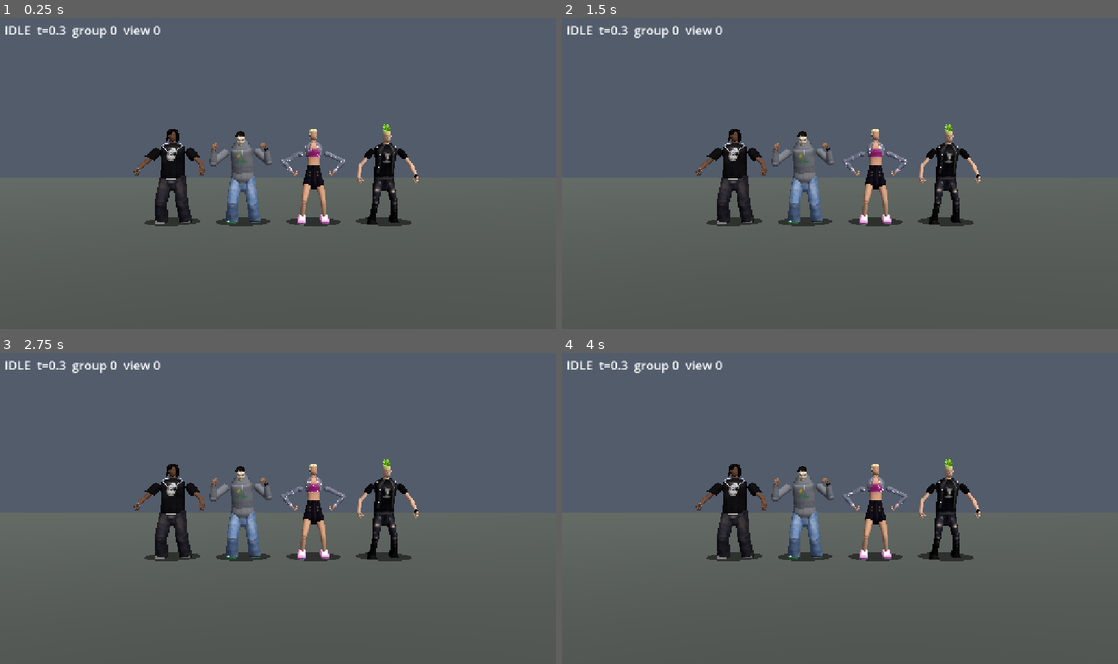
Above: before the commit, frames 1-4 (two rows, left to right).
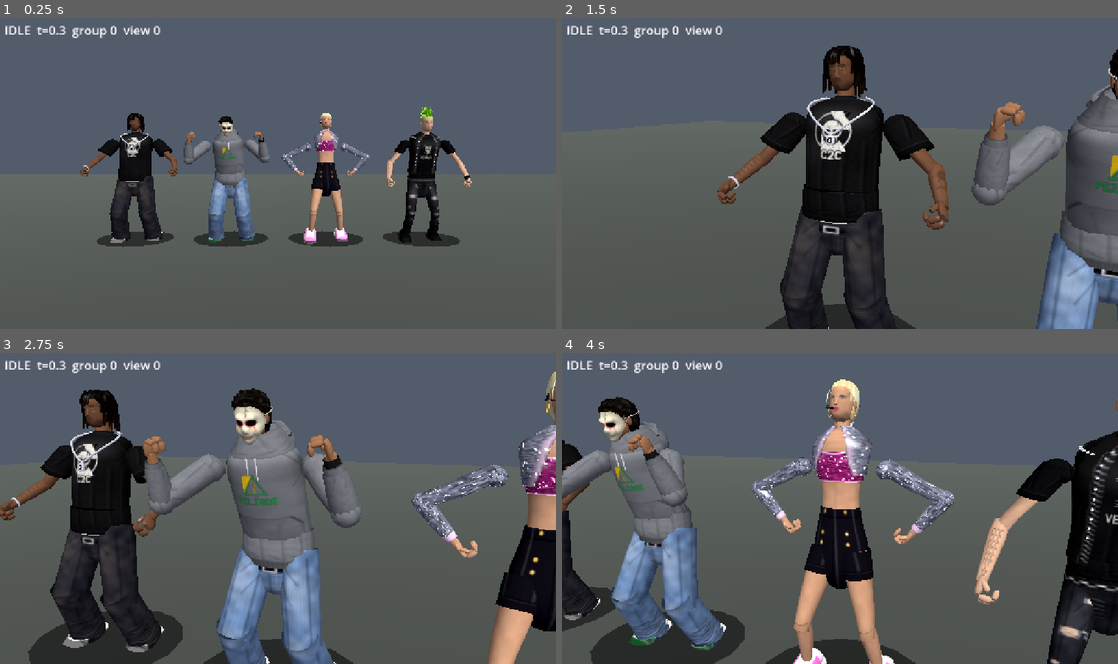
Above: after the commit, the same moments.

Repository: mygoodvibes24/turnbuckle-thunder
Game: Godot game, scene res://dbg.tscn
Two runs of this game, one before a commit and one after it. Both use one fixed random seed, a clock stepped at 60 frames per second and the inputs below.
Inputs (mouse positions are in pixels of both pictures, inside the frame that each line leads up to):
- Up to frame 1 (0.25 s): no input
- Up to frame 2 (1.5 s): tap Enter at 0.5 s; move the mouse to (962, 157) at 0.52 s; hold D 0.53-1.25 s; tap N at 0.6 s; click (962, 157) at 0.67 s; tap Space at 0.77, 1.07, 1.25 s; drag from (728, 189) to (812, 235) at 1.27 s
- Up to frame 3 (2.75 s): tap Enter at 2 s; move the mouse to (333, 440) at 2.02 s; hold D from 2.03 s (still down); tap K at 2.1 s; tap N at 2.3 s
- Up to frame 4 (4 s): release D at 2.75 s; drag from (812, 570) to (673, 461) at 2.77 s; move the mouse to (1006, 555) at 3.52 s; hold A from 3.53 s (still down); tap Backspace at 3.6 s; tap Space at 3.77 s; tap N at 3.8 s

The runs differ from the first frame. In frame 1, 13% of the frame differs, in the area x 14-85%, y 28-74%; in frame 2, 25%; in frame 3, 34%, in the area x 0-100%, y 6-100%; in frame 4, 34%.

Commit message:
THROWAWAY debug close-ups

Diff:
--- a/scripts/dbg_pose.gd
+++ b/scripts/dbg_pose.gd
@@ -13,6 +13,7 @@
 var group := 0
 var st := 0.3
 var view := 0
+var focus := -1
 var label: Label
 
 
@@ -83,6 +84,7 @@
 			KEY_C: st = 0.7
 			KEY_V: st = 1.6
 			KEY_E: view = (view + 1) % 4
+			KEY_N: focus = (focus + 2) % 9 - 1
 
 
 func _process(_dt: float) -> void:
@@ -125,8 +127,22 @@
 			p.set("state", Wrestler.S.TIEUP_DEF)
 			p.set("state_time", st)
 			p.call("_update_pose", 0.05)
+	if focus >= 0:
+		group = int(focus / 4)
+		var f: Node3D = fighters[focus]
+		var c := f.position + (Vector3(0.45, 0, 0) if pose == 3 else Vector3.ZERO)
+		if pose == 5:
+			cam.position = c + Vector3(0.9, 2.2, 1.6)
+			cam.look_at(c + Vector3(0, 0.2, 0))
+		elif view == 2:
+			cam.position = c + Vector3(-0.6, 1.6, -2.3)
+			cam.look_at(c + Vector3(0, 1.2, 0))
+		else:
+			cam.position = c + Vector3(1.0, 1.6, 2.3)
+			cam.look_at(c + Vector3(0, 1.15, 0))
+		return
 	var span := spacing * 4.0
-	var d := span * 1.35 + 1.0
+	var d := span * 0.95 + 1.0
 	match view:
 		0:
 			cam.position = Vector3(0, 1.3, d)
